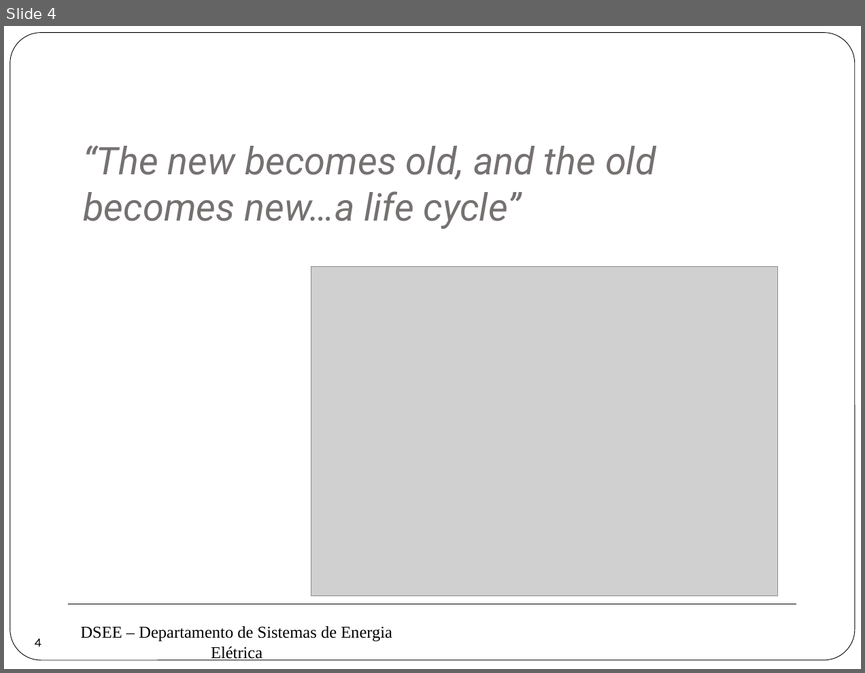
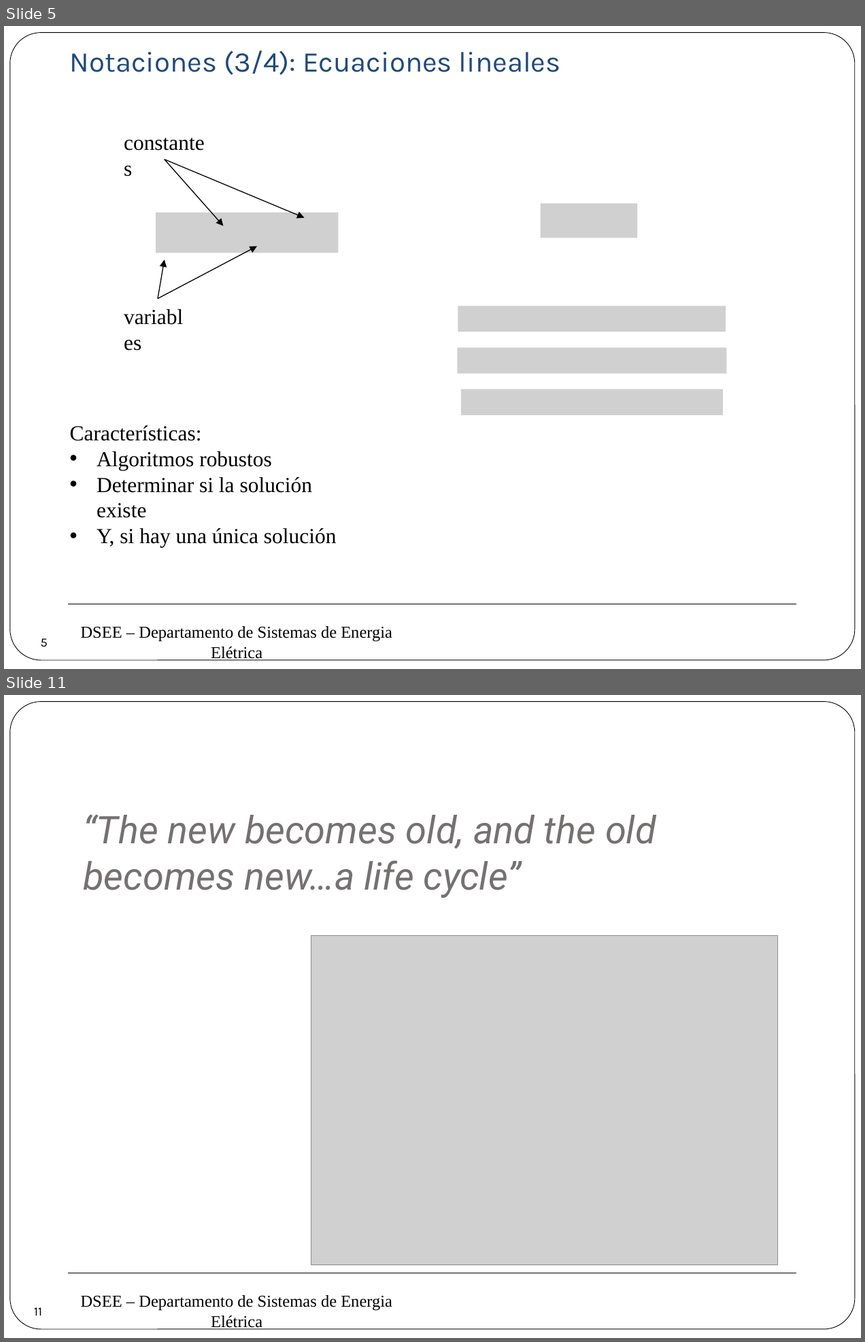
Before and after one commit to erikfilias/Power-Systems-Optimization-using-Julia-Language, a slide deck: 1. Lectures/Introducción a la Optimización aplicada a Sistemas de Energía Eléctrica/Dia 2/5. Power Flow.pptx. Shown one above the other, each under a label of ours: slide 4 before the commit, slides 5 and 11 after it; the slides between them are not shown. The pictures are 865x673 and 865x1342 pixels, drawn with LibreOffice and Linux fonts; fonts in the diff are those of the drawing; grey boxes stand for pictures; background and template pictures are left out. Boxes give left, top, right and bottom in pixels: in the first picture for what was removed or moved away, otherwise in the second. Text is boxed around its words. In the diff, an @@ line names an element or a change of style, - is before the commit and + after.

```diff
--- a/1. Lectures/Introducción a la Optimización aplicada a Sistemas de Energía Eléctrica/Dia 2/5. Power Flow.pptx
+++ b/1. Lectures/Introducción a la Optimización aplicada a Sistemas de Energía Eléctrica/Dia 2/5. Power Flow.pptx
@@ slide 5 added at (x1=4, y1=26, x2=861, y2=669), background #FFFFFF; not listed: 3 template elements that a slide beside it also shows @@
@@ text added at (x1=70, y1=50, x2=561, y2=75), 24 pt, text #1F497D @@
+Notaciones (3/4): Ecuaciones lineales
@@ text added at (x1=116, y1=125, x2=214, y2=159), 18 pt, text #000000 @@
+constantes
@@ arrow added from (164, 160) to (224, 226), #000000 0.75 pt @@
@@ arrow added from (164, 160) to (304, 218), #000000 0.75 pt @@
@@ picture added at (x1=541, y1=203, x2=637, y2=237) @@
@@ picture added at (x1=156, y1=213, x2=338, y2=253) @@
@@ arrow added from (158, 299) to (257, 246), #000000 0.75 pt @@
@@ arrow added from (158, 299) to (164, 260), #000000 0.75 pt @@
@@ text added at (x1=116, y1=299, x2=201, y2=333), 18 pt, text #000000 @@
+variables
@@ picture added at (x1=458, y1=305, x2=726, y2=331) @@
@@ picture added at (x1=458, y1=347, x2=726, y2=373) @@
@@ picture added at (x1=461, y1=389, x2=723, y2=415) @@
@@ text added at (x1=70, y1=425, x2=337, y2=548), 18 pt, text #000000 @@
+Características:
+• Algoritmos robustos
+• Determinar si la solución existe
+• Y, si hay una única solución
@@ page number added at (x1=28, y1=625, x2=60, y2=658), 10.5 pt, text #000000 @@
+5
@@ what was slide 4 is now slide 11 @@
@@ page number at (x1=34, y1=1307, x2=42, y2=1315): text changed @@
-4
+11
```
Also in this commit, not shown: 1 slide changed, 8 other slides added, 2 slides removed.
